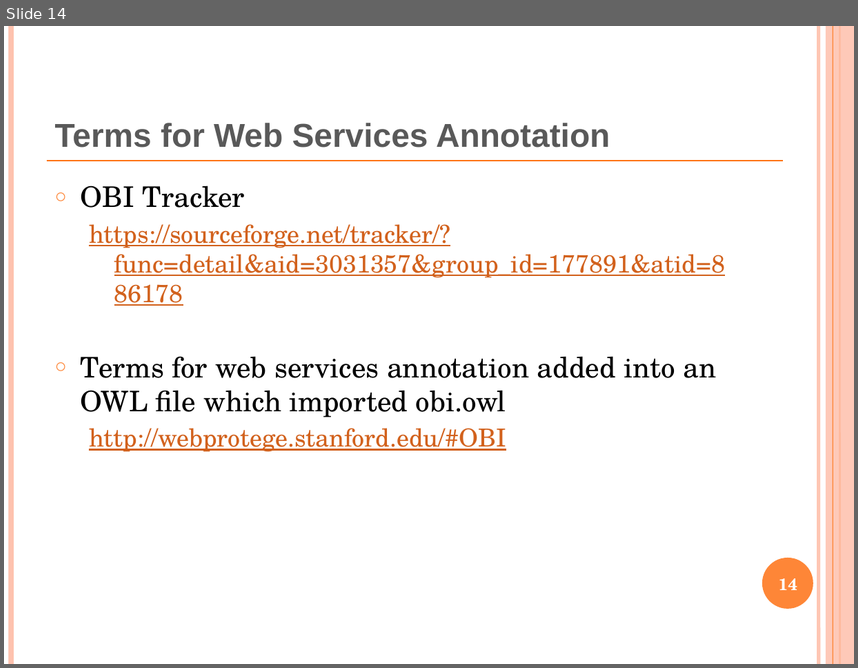
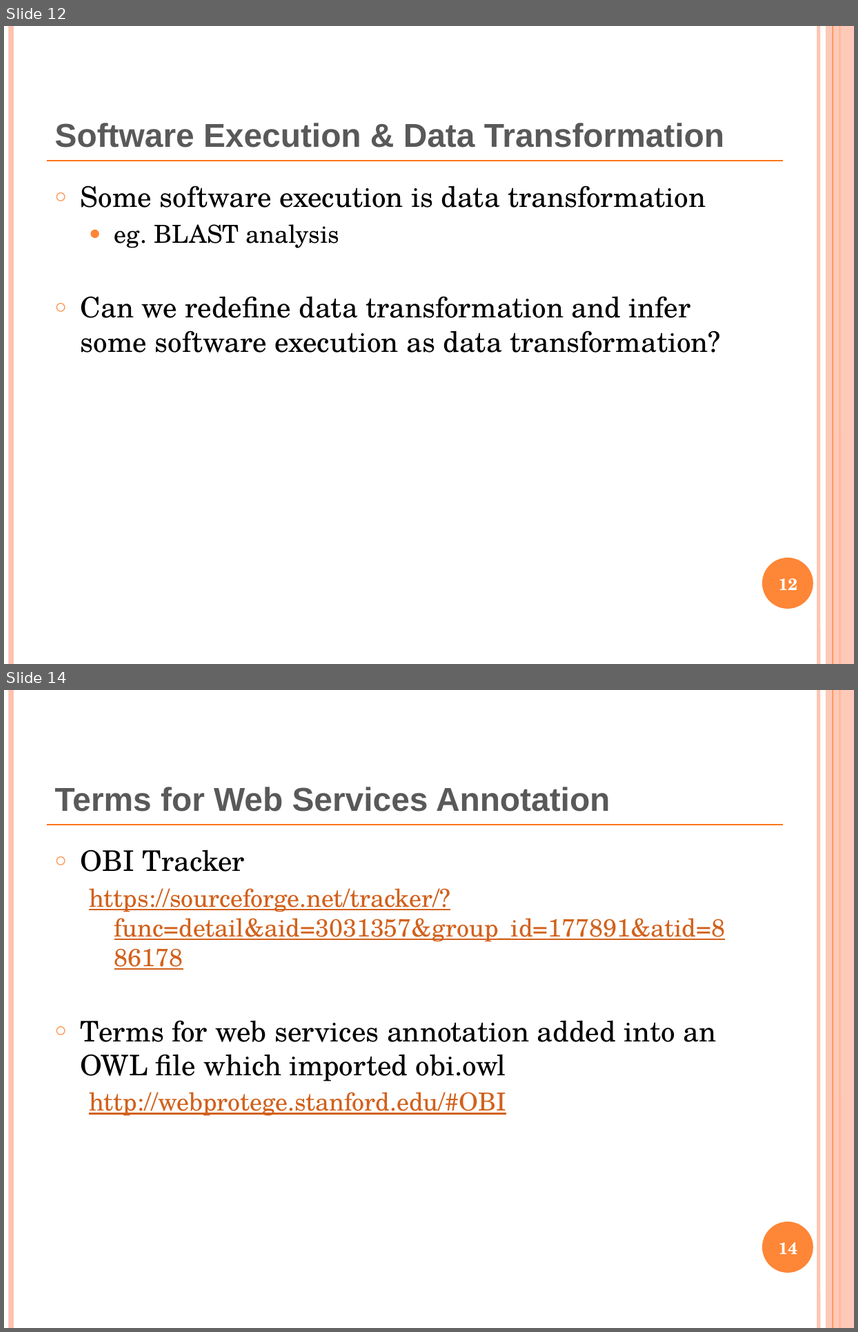
Before and after one commit to obi-ontology/obi-legacy-svn, a slide deck: trunk/docs/presentations/OBI workshop Oct 2011 Philly/WebService.pptx. Shown one above the other, each under a label of ours: slide 14 before the commit, slides 12 and 14 after it; the slides between them are not shown. The pictures are 858x668 and 858x1332 pixels, drawn with LibreOffice and Linux fonts; fonts in the diff are those of the drawing. Boxes give left, top, right and bottom in pixels: in the first picture for what was removed or moved away, otherwise in the second. Text is boxed around its words. In the diff, an @@ line names an element or a change of style, - is before the commit and + after.

```diff
--- a/trunk/docs/presentations/OBI workshop Oct 2011 Philly/WebService.pptx
+++ b/trunk/docs/presentations/OBI workshop Oct 2011 Philly/WebService.pptx
@@ slide 12 added at (4,26,854,664), background #FFFFFF; not listed: 7 template elements that a slide beside it also shows @@
@@ title added at (55,123,724,147), 28 pt, text #595959, bold @@
+Software Execution & Data Transformation
@@ text added at (81,185,721,352), 24 pt, text #000000 @@
+○ Some software execution is data transformation
+  ● eg. BLAST analysis
+○ Can we redefine data transformation and infer some software execution as data transformation?
@@ page number added at (779,578,798,590), 14 pt, text #FFFFFF, bold @@
+12
```
Also in this commit, not shown: 4 slides changed, 7 slides removed, 2 other files.
